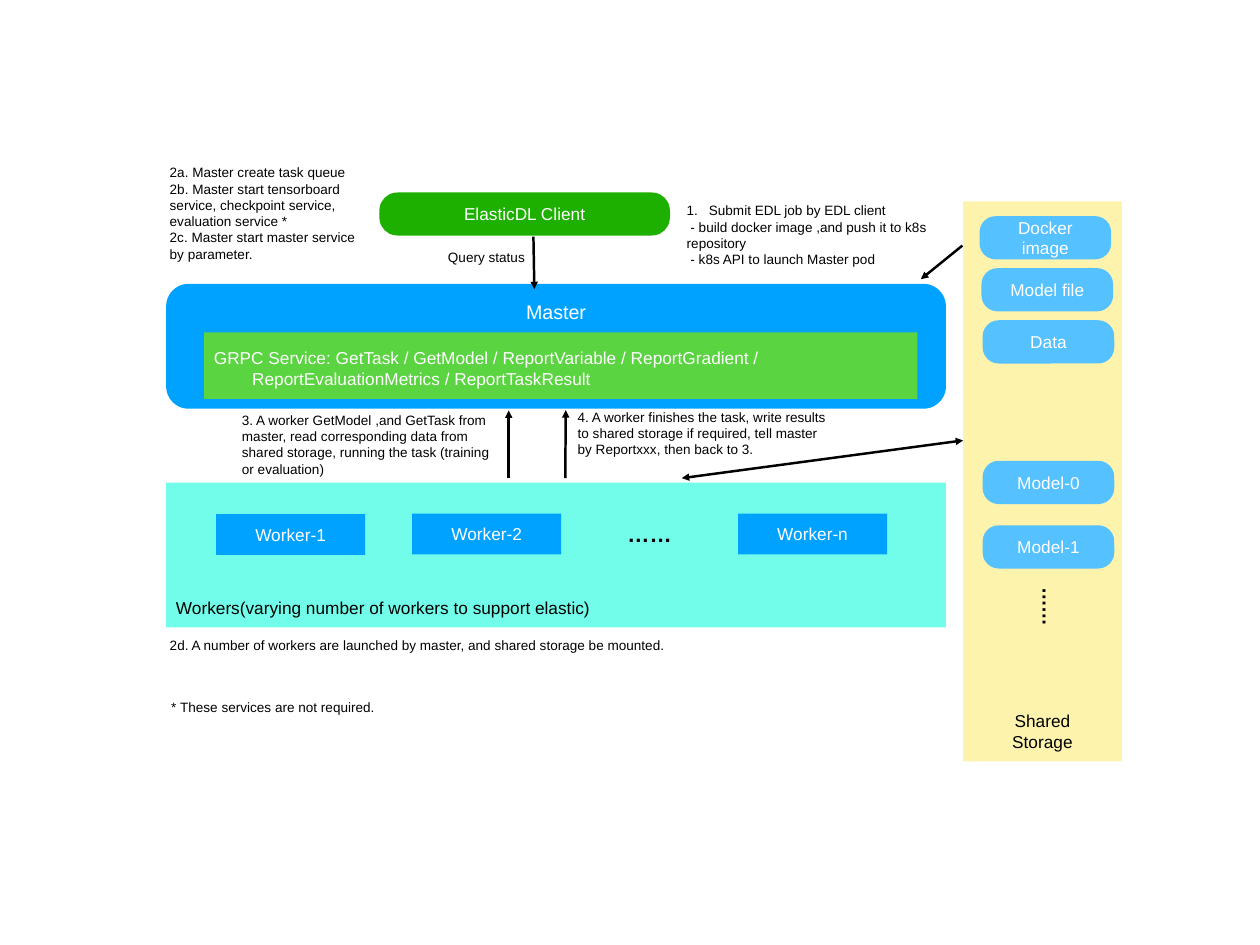
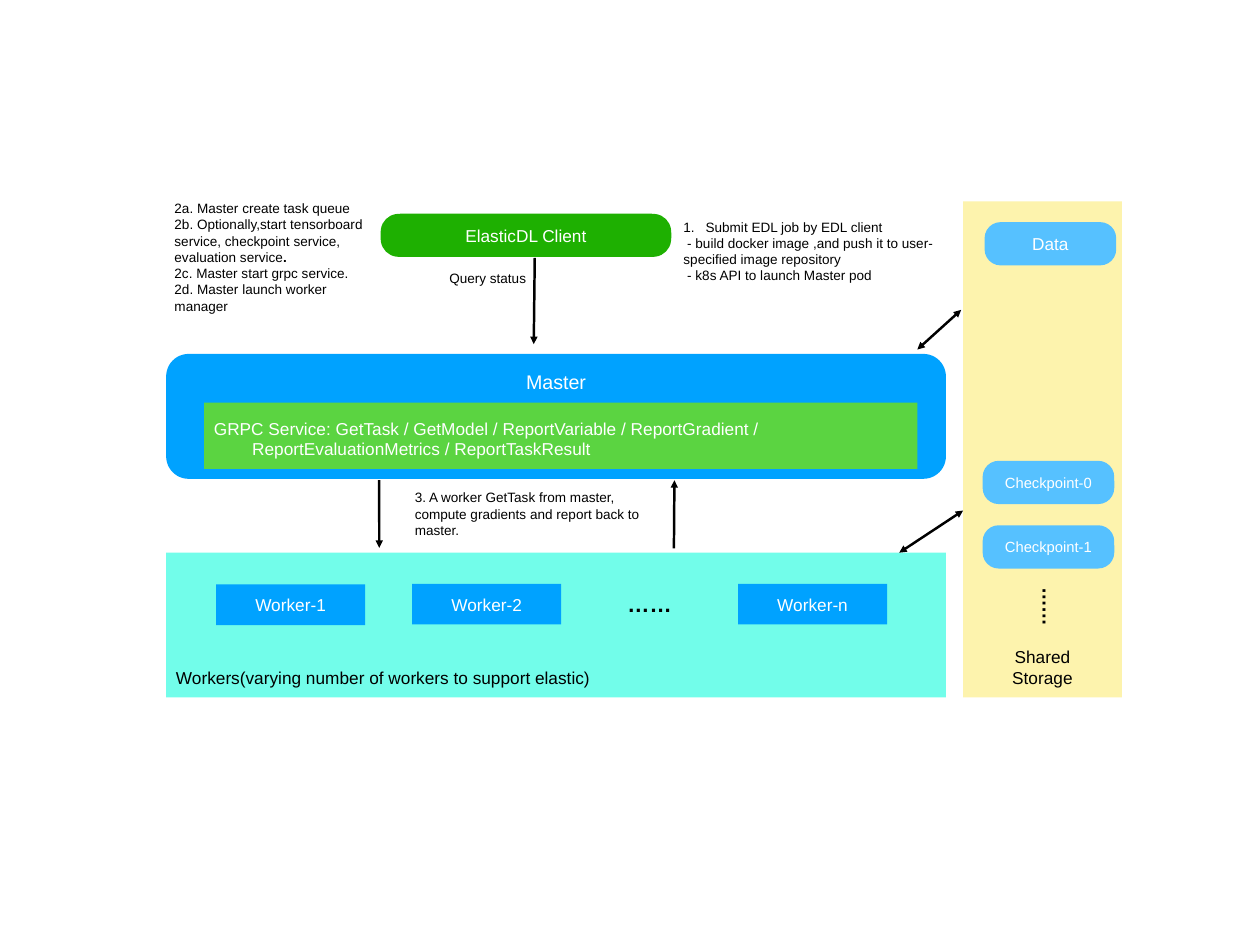
Before and after one commit to sql-machine-learning/elasticdl, a slide deck: slide 1 of elasticdl/doc/design_diagram.pptx. Drawn at 1260x945 pixels with LibreOffice and Linux fonts; fonts in the diff are those of the drawing. Boxes give left, top, right and bottom in pixels: in the first picture for what was removed or moved away, otherwise in the second. Text is boxed around its words. In the diff, an @@ line names an element or a change of style, - is before the commit and + after.

```diff
--- a/elasticdl/doc/design_diagram.pptx
+++ b/elasticdl/doc/design_diagram.pptx
@@ text "2a. Master create task queue": place and size @@
-text "2a. Master create task queue" at <box>170,167,355,262</box>
+text "2a. Master create task queue" at <box>174,203,362,314</box>
@@ rectangle "Shared": place and size @@
-rectangle "Shared" at <box>963,201,1122,761</box>
+rectangle "Shared" at <box>963,201,1122,697</box>
@@ text at <box>174,219,362,314</box>: text changed @@
-2b. Master start tensorboard service, checkpoint service, evaluation service *
-2c. Master start master service by parameter.
+2b. Optionally,start tensorboard service, checkpoint service, evaluation service.
+2c. Master start grpc service.
+2d. Master launch worker manager
@@ freeform shape "ElasticDL Client": place and size @@
-freeform shape "ElasticDL Client" at <box>379,192,670,236</box>
+freeform shape "ElasticDL Client" at <box>381,214,672,257</box>
@@ text "Submit EDL job by EDL ...": place and size @@
-text "Submit EDL job by EDL ..." at <box>687,205,926,267</box>
+text "Submit EDL job by EDL ..." at <box>683,222,933,283</box>
@@ text at <box>683,238,933,267</box>: text changed @@
-- build docker image ,and push it to k8s repository
+- build docker image ,and push it to user-specified image repository
@@ rounded rectangle removed at <box>980,216,1112,260</box> @@
-Docker image
@@ rounded rectangle "Data": place and size @@
-rounded rectangle "Data" at <box>983,320,1115,363</box>
+rounded rectangle "Data" at <box>984,222,1116,266</box>
@@ text "Query status": place and size @@
-text "Query status" at <box>448,252,525,265</box>
+text "Query status" at <box>449,273,526,286</box>
@@ arrow moved from (533, 237) - (534, 289) to (535, 258) - (534, 344) @@
@@ rounded rectangle removed at <box>982,268,1114,312</box> @@
-Model file
@@ arrow moved from (962, 245) - (921, 279) to (961, 310) - (917, 350) @@
@@ arrow (961, 310) - (917, 350): arrow to double arrow @@
@@ text removed at <box>578,412,826,457</box> @@
-4. A worker finishes the task, write results to shared storage if required, tell master by Reportxxx, then back to 3.
@@ text in rounded rectangle at <box>1005,477,1092,491</box>: text changed; size 14 to 12 pt @@
-Model-0
+Checkpoint-0
@@ arrow moved from (509, 478) - (509, 410) to (379, 480) - (379, 548) @@
@@ text at <box>415,492,639,535</box>: text changed @@
-3. A worker GetModel ,and GetTask from master, read corresponding data from shared storage, running the task (training or evaluation)
+3. A worker GetTask from master, compute gradients and report back to master.
@@ arrow moved from (565, 478) - (566, 410) to (674, 548) - (674, 480) @@
@@ double arrow moved from (682, 478) - (963, 440) to (899, 553) - (963, 510) @@
@@ text in rounded rectangle at <box>1005,541,1092,555</box>: text changed; size 14 to 12 pt @@
-Model-1
+Checkpoint-1
@@ 5 rectangles, 1 rounded rectangle, 1 text: place and size @@
-5 rectangles, 1 rounded rectangle, 1 text at <box>167,284,946,627</box>
+5 rectangles, 1 rounded rectangle, 1 text at <box>167,354,946,697</box>
@@ text removed at <box>170,640,665,653</box> @@
-2d. A number of workers are launched by master, and shared storage be mounted.
@@ text removed at <box>180,702,374,715</box> @@
-* These services are not required.
```
Also in this commit, not shown: 1 other file.
